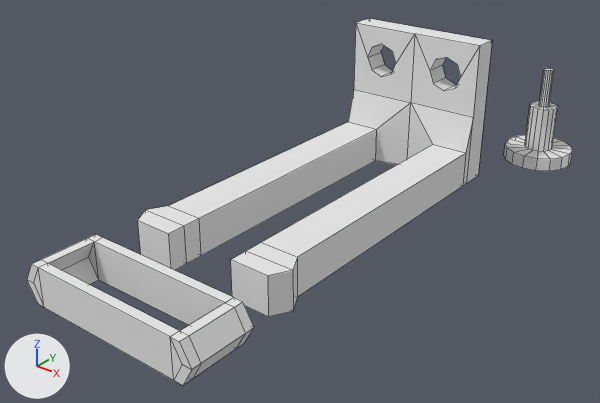
Before and after pictures for a commit that changed the Blender file electronics-mounts/electronics-mounts.blend.
Before and after are seen from a camera (50 mm lens) standing at (96.4, -154.7, 80.9) and looking at (-0.7, -33.4, 5.6). Every picture has the same lights, and +X, +Y and +Z are marked at lower left. Mesh edges are drawn as thin lines.

Objects in the first picture: 'standoff', 'wire-route'.
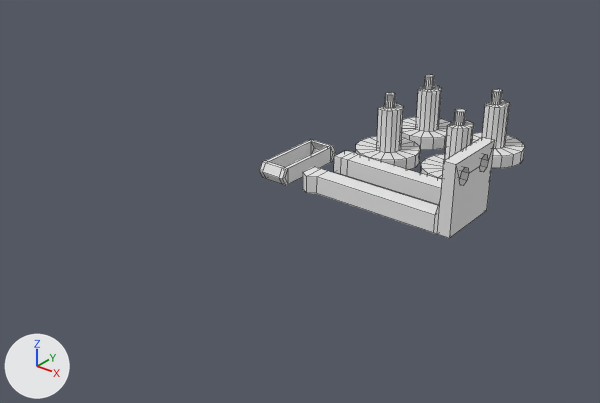
Where the newer file only moved an object's origin or applied its transform, the numbers keep the older frame.

Boxes [x1, y1, x2, y2] around the edits, measured in the pictures (600 x 403 px; the box of a moved part takes in the faces that stretch with it):
```json
{"object": "wire-route", "change": "mesh turned", "before": [27, 18, 492, 385], "after": [260, 137, 495, 238]}
{"object": "standoff", "change": "reshaped, moved", "before": [504, 68, 572, 171], "after": [355, 75, 525, 179]}
{"part": 1, "of": "me_cylinder_002", "change": "added", "after": [472, 89, 525, 168]}
{"part": 2, "of": "me_cylinder_002", "change": "added", "after": [355, 92, 420, 170]}
{"part": 3, "of": "me_cylinder_002", "change": "added", "after": [402, 75, 451, 150]}
{"part": 4, "of": "me_cylinder_002", "change": "moved or reshaped", "before": [505, 101, 540, 152], "after": [421, 122, 454, 173]}
{"part": 5, "of": "me_cylinder_002", "change": "moved or reshaped", "before": [539, 68, 554, 107], "after": [454, 109, 466, 126]}
```

The change, as JSON lines over the scene's bpy script:
```json
{"block": "me_cylinder_002", "where": "# used by ob_standoff; location = (22.7, 31.9, 0.0)"}
{"block": "me_cylinder_002", "where": "# verts and faces of me_cylinder_002; kept vertices keep their numbers, new ones are numbered from 96"}
{"block": "me_cylinder_002", "where": "# before: 42 (-2.3, -2.3, 3.2) at pixel (525, 146), 43 (-3.1, -1.3, 3.2) at pixel (524, 145), 44 (-3.3, 0.0, 3.2), 45 (-3.1, 1.3, 3.2), 46 (-2.3, 2.3, 3.2)"}
{"block": "me_cylinder_002", "where": "# before: 58 (-2.3, -2.3, 13.8) at pixel (530, 106), 59 (-3.1, -1.3, 13.8) at pixel (529, 104), 60 (-3.3, 0.0, 13.8) at pixel (531, 102), 61 (-3.1, 1.3, 13.8) at pixel (534, 101), 62 (-2.3, 2.3, 13.8) at pixel (539, 101)"}
{"block": "me_cylinder_002", "where": "# before: 80 (0.5, 1.1, 22.8) at pixel (552, 68), 81 (0.0, 1.2, 22.8) at pixel (550, 68), 82 (0.8, 0.8, 22.8) at pixel (553, 69), 83 (1.1, 0.5, 22.8) at pixel (554, 69), 84 (1.2, 0.0, 22.8) at pixel (553, 70)"}
{"block": "me_cylinder_002", "where": "# before: 85 (1.1, -0.5, 22.8) at pixel (552, 70), 86 (0.8, -0.8, 22.8) at pixel (550, 70), 87 (0.5, -1.1, 22.8) at pixel (548, 70), 88 (0.0, -1.2, 22.8) at pixel (546, 70), 89 (-0.5, -1.1, 22.8) at pixel (545, 70)"}
{"block": "me_cylinder_002", "where": "# before: 90 (-0.8, -0.8, 22.8) at pixel (544, 69), 91 (-1.1, -0.5, 22.8) at pixel (543, 69), 92 (-1.2, 0.0, 22.8) at pixel (544, 68), 93 (-1.1, 0.5, 22.8) at pixel (545, 68), 94 (-0.8, 0.8, 22.8) at pixel (547, 68)"}
{"block": "me_cylinder_002", "where": "# before: 95 (-0.5, 1.1, 22.8) at pixel (549, 68)"}
{"op": "remove", "block": "me_cylinder_002", "code": "me_cylinder_002.from_pydata(...)  # 96 vertices, 82 faces; spans x -8.1..8.1, y -8.1..8.1, z 0.0..22.8"}
{"op": "add", "block": "me_cylinder_002", "code": "me_cylinder_002.from_pydata(...)  # 384 vertices, 328 faces; spans x -26.9..8.1, y -8.1..26.3, z 0.0..17.0"}
{"block": "me_cylinder_002", "change": "me_cylinder_002 part 1: a new loose piece of 96 vertices spanning x -8.1..8.1, y 10.2..26.3, z 0.0..17.0"}
{"block": "me_cylinder_002", "change": "me_cylinder_002 part 2: a new loose piece of 96 vertices spanning x -26.9..-10.8, y -8.1..8.1, z 0.0..17.0"}
{"block": "me_cylinder_002", "change": "me_cylinder_002 part 3: a new loose piece of 96 vertices spanning x -26.9..-10.8, y 10.2..26.3, z 0.0..17.0"}
{"block": "me_cylinder_002", "change": "me_cylinder_002 part 4"}
{"op": "add", "block": "me_cylinder_002", "code": "for i in [42, 46, 58, 62]: verts[i] += (0.6, 0.0, 0.0)"}
{"op": "add", "block": "me_cylinder_002", "code": "for i in [43, 45, 59, 61]: verts[i] += (1.4, 0.0, 0.0)"}
{"op": "add", "block": "me_cylinder_002", "code": "verts[44] = (-1.7, 0.0, 3.2)  # moved"}
{"op": "add", "block": "me_cylinder_002", "code": "verts[60] = (-1.7, 0.0, 13.8)  # moved, pixel (452, 122)"}
{"block": "me_cylinder_002", "change": "me_cylinder_002 part 5"}
{"op": "add", "block": "me_cylinder_002", "code": "for i in [*range(80, 96)]: verts[i] += (0.0, 0.0, -5.8)"}
{"block": "me_cube", "where": "me_cube.from_pydata(...)  # 125 vertices, 114 faces; spans x -1.25..1.25, y -2.09..3.93, z 0.0..1.99"}
{"block": "me_cube", "where": "# used by ob_wire_route; location = (0.0, -51.5, 0.0); scale = (16.5, 16.5, 16.5)"}
{"block": "me_cube", "change": "me_cube part 6: the whole mesh is turned -90 degrees about the z axis through its middle and scaled by 0.5, then moved by (0.11, 1.57, -0.5)"}
{"op": "set", "path": "ob_standoff.location", "old": "(22.7, 31.9, 0.0)", "new": "(12.9, 7.9, 0.0)"}
```
